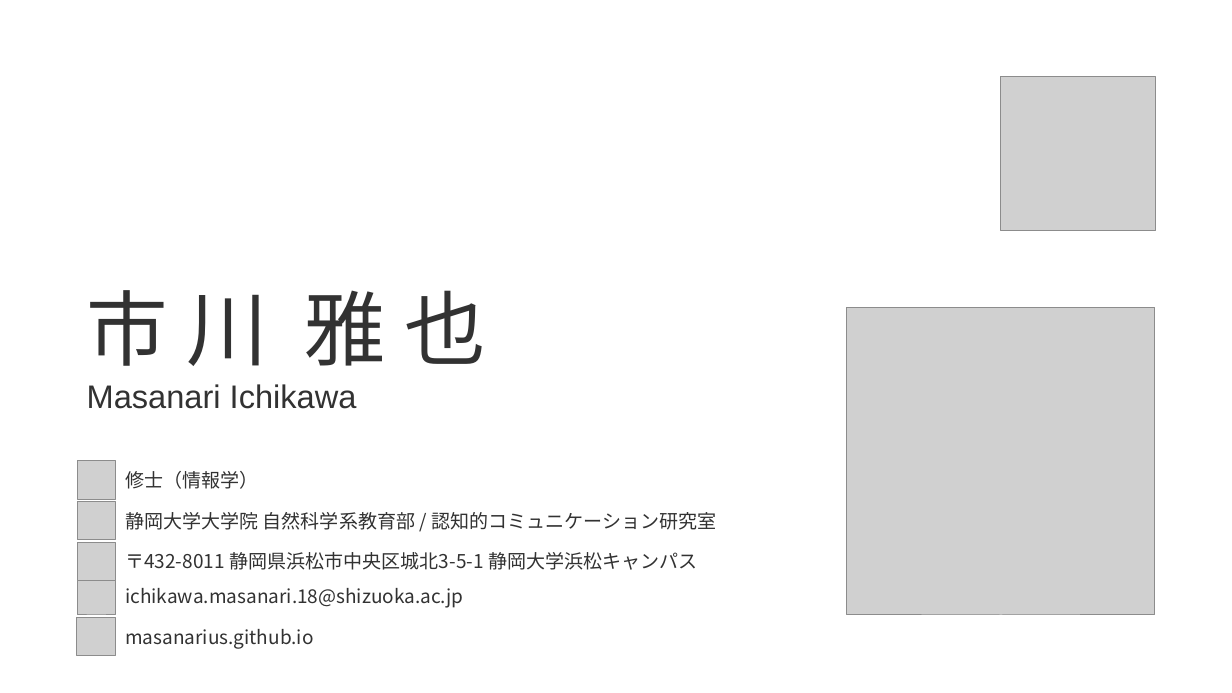
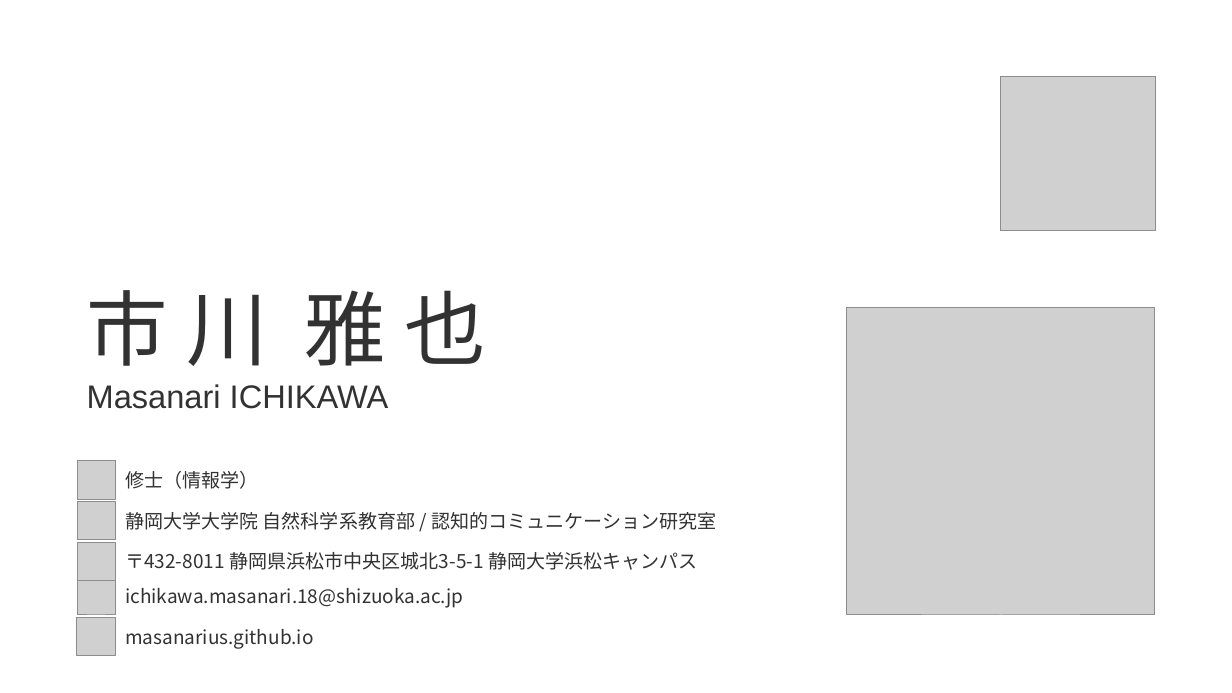
Before and after one commit to masanarius/masanarius.github.io, a slide deck: slide 2 of img/card/businesscard.pptx. Drawn at 1232x693 pixels with LibreOffice and Linux fonts; fonts in the diff are those of the drawing; grey boxes stand for pictures. Boxes give left, top, right and bottom in pixels: in the first picture for what was removed or moved away, otherwise in the second. Text is boxed around its words. In the diff, an @@ line names an element or a change of style, - is before the commit and + after.

```diff
--- a/img/card/businesscard.pptx
+++ b/img/card/businesscard.pptx
@@ text at (87, 384, 389, 409): text changed @@
-Masanari Ichikawa
+Masanari ICHIKAWA
```
Also in this commit, not shown: 5 other slides changed, 8 other files.
